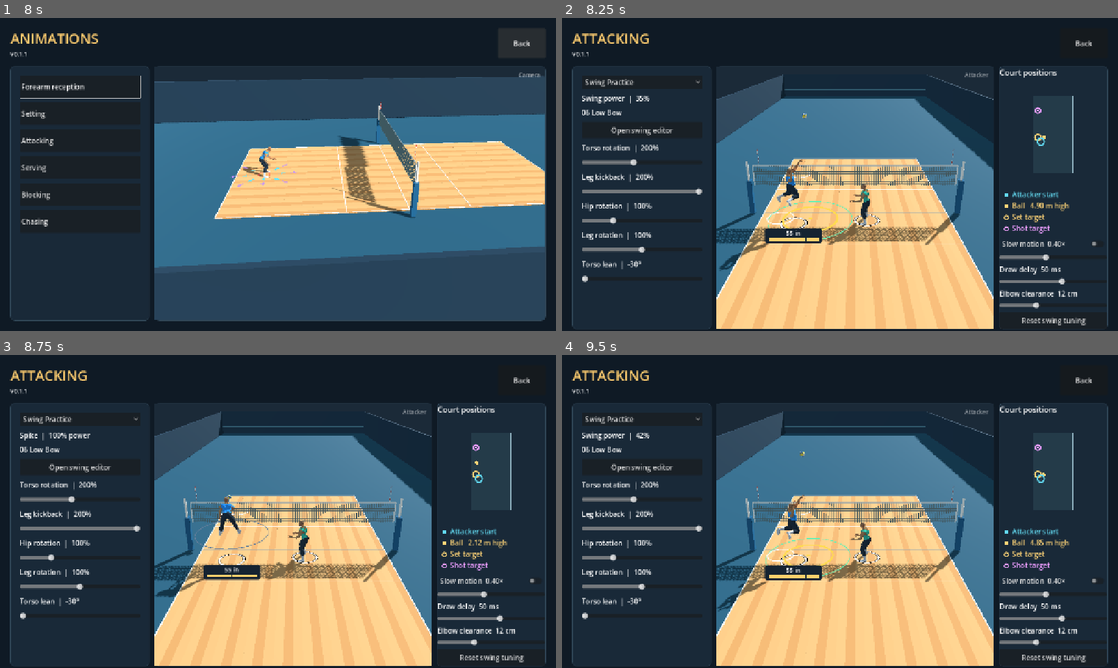
Above: before the commit, frames 1-4 (two rows, left to right).
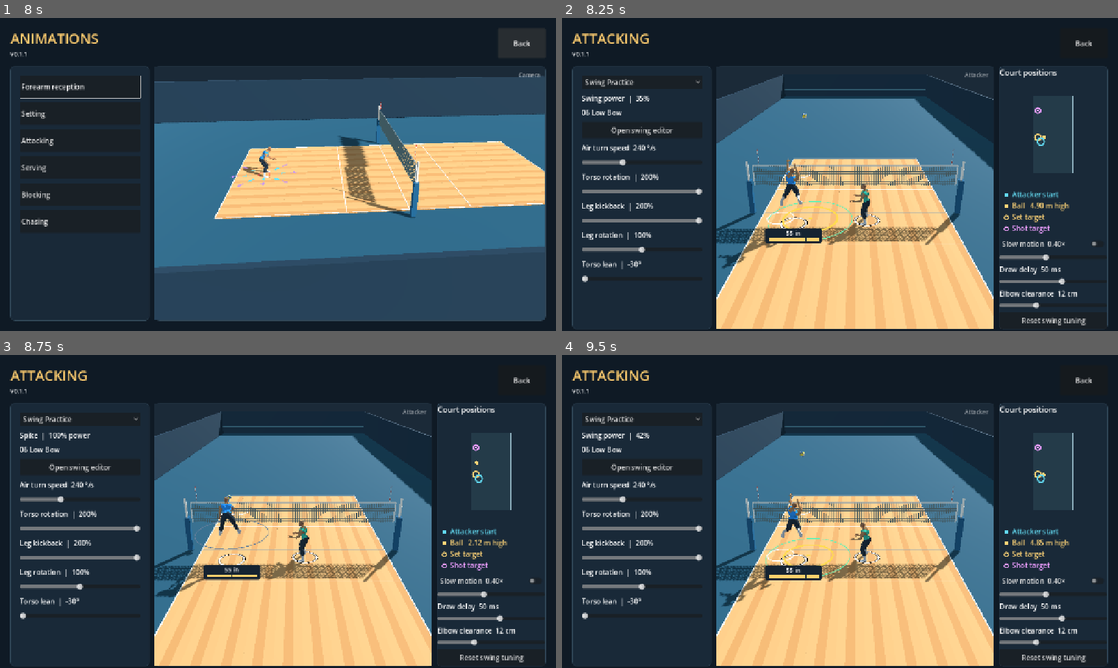
Above: after the commit, the same moments.

Repository: foreandr/volleyball
Game: Godot game, scene res://scenes/main.tscn
Two runs of this game, one before a commit and one after it. Both use one fixed random seed, a clock stepped at 60 frames per second and the inputs below.
Inputs (mouse positions are in pixels of both pictures, inside the frame that each line leads up to):
- Up to frame 1 (8 s): click "Story" at 0.5 s; click "New" at 1.25 s; click "Back" at 2 s; click "New" at 2.75 s; click "Save" at 3.5 s; click "Forearm reception" at 4.25 s; click "Play all" at 5 s; click "Next" at 5.75 s; click "Next" at 6.5 s; click "Back" at 7.25 s
- Up to frame 2 (8.25 s): click "Attacking" at 8 s
- Up to frame 3 (8.75 s): no input
- Up to frame 4 (9.5 s): tap Enter at 8.75 s; drag from (1051, 495) to (895, 442) at 8.77 s

Frame 1 is identical in both runs. In frame 2, 1.2% of the frame differs, in the area x 3-44%, y 40-81%; in frame 3, 0.8%; in frame 4, 1.2%, in the area x 3-44%, y 40-82%.

Commit message:
Turn the whole player toward the shot in midair

Diff:
--- a/scripts/attack_drill.gd
+++ b/scripts/attack_drill.gd
@@ -31,7 +31,7 @@
 var torso_rotation_scale := 2.0
 var leg_kickback_scale := 2.0
 var leg_rotation_scale := 1.0
-var hip_rotation_scale := 1.0
+var air_turn_speed := 240.0
 var draw_delay := SpikeArm.DEFAULT_DRAW_DELAY
 var elbow_clearance := SpikeArm.DEFAULT_ELBOW_CLEARANCE
 var stage_start := 0.0
@@ -224,6 +224,7 @@
 	return latest
 
 func court_facing_weight() -> float:
+	if stage == Stage.SET and jump.active and is_finite(swing_started): return 0.0
 	return 0.5 if stage == Stage.PASS or stage == Stage.SET else 0.0
 
 func can_aim_swing() -> bool:
@@ -417,17 +418,22 @@
 		# An early draw holds the low chamber until the lift window opens.
 		var lift_start := clampf(draw_end-LOW_BOW_FRAME,draw_reference+SpikeArm.DEFAULT_DRAW_DELAY-LOW_BOW_FRAME,estimated_contact-0.04)
 		var arm_lift := smoothstep(lift_start,estimated_contact,time)
-		var shot_turn_lead := smoothstep(estimated_contact-0.36,estimated_contact-0.10,time)
+		if airborne:
+			var expected_contact := flight_point(pass_origin,pass_motion,estimated_contact)
+			var shot := swing_aim-expected_contact
+			var target_yaw := atan2(shot.x,shot.z)
+			var turn_weight := smoothstep(0.0,0.12,clock-swing_charge_started)
+			setter.rotation.y = rotate_toward(setter.rotation.y,target_yaw,deg_to_rad(air_turn_speed)*turn_weight*delta)
 		var drive := clock-swing_drive_started if is_finite(swing_drive_started) else -INF
 		var approach_point := flight_point(pass_origin,pass_motion,clampf(maxf(time+0.12,pin_arrival-0.14),0.0,flight_end))
 		var drive_phase := clampf(drive/swing_drive_duration,0.0,1.0)
 		var extension := smoothstep(0.0,1.0,drive_phase*(1.18-0.18*drive_phase))
 		if drive < 0.0:
-			pose_bow_draw(delta,load,approach_point,0.0,0.0,draw_progress,arm_lift,shot_turn_lead)
+			pose_bow_draw(delta,load,approach_point,0.0,0.0,draw_progress,arm_lift)
 		else:
 			var follow := smoothstep(swing_drive_duration+0.035,swing_drive_duration+0.16,drive)
 			var contact_target := approach_point.lerp(ball.position,smoothstep(0.0,0.50,extension))
-			pose_bow_draw(delta,load,contact_target,extension,follow,draw_progress,arm_lift,shot_turn_lead)
+			pose_bow_draw(delta,load,contact_target,extension,follow,draw_progress,arm_lift)
 		var palm := right_palm()
 		if airborne and drive > 0.0 and drive <= swing_drive_duration+0.12 and previous_palm.is_finite():
 			swing_impact_speed = palm.distance_to(previous_palm)/maxf(delta,0.001)
@@ -501,7 +507,7 @@
 		pose_bow_draw(delta,1.0-smoothstep(0.19,SWING_FOLLOW_TIME,time),swing_contact,swing_contact_extension,follow)
 	if time >= maxf(SWING_FOLLOW_TIME,end+(0.22 if swing_practice else 0.48)) and not jump.active: reset_feed()
 
-func pose_bow_draw(delta: float, weight: float, contact: Vector3, extension := 0.0, follow := 0.0, draw_progress := 1.0, arm_lift := 1.0, shot_turn_lead := 1.0) -> void:
+func pose_bow_draw(delta: float, weight: float, contact: Vector3, extension := 0.0, follow := 0.0, draw_progress := 1.0, arm_lift := 1.0) -> void:
 	var rig: Skeleton3D = setter.skeleton
 	var author: RefCounted = setter.get_pose_author()
 	var pose: Array[Transform3D] = []
@@ -509,27 +515,19 @@
 	var drive_age := clock-swing_drive_started if is_finite(swing_drive_started) else 0.0
 	var rotation_phase := smoothstep(0.0,swing_drive_duration+0.02,drive_age) if is_finite(swing_drive_started) else 0.0
 	var shot_aim := swing_contact_aim if stage == Stage.HIT else swing_aim
-	var aim_turn := SpikeArm.follow_heading(shot_aim,contact,rig.global_rotation.y)
 	var power := swing_power if stage == Stage.HIT else swing_charge()
 	var rotation_weight := weight*torso_rotation_scale*lerpf(0.48,1.22,power)
-	# Aim the coil while the arm is still loaded, then hand off to the release turn.
-	var release_alignment := smoothstep(0.20,0.65,extension)
-	var early_aim := aim_turn*lerpf(0.64,0.38,release_alignment)*shot_turn_lead
-	var drive_turn := lerpf(-0.57+early_aim,0.36+aim_turn*0.70,rotation_phase)
-	var turn := lerpf(drive_turn,aim_turn*0.70,follow)
+	var drive_turn := lerpf(-0.57,0.36,rotation_phase)
+	var turn := lerpf(drive_turn,0.0,follow)
 	var airborne := smoothstep(0.08,0.45,setter.position.y-jump.start.y)
 	var leg_release := smoothstep(0.0,1.0,rotation_phase)
-	var hip_follow := lerpf(0.78*(1.0-0.58*rotation_phase),0.46*(1.0-rotation_phase),release_alignment)
-	var hip_lead := early_aim*hip_follow*weight
-	var lower_body_turn := (hip_lead+tanh(turn*rotation_weight*0.75)*0.32*leg_release)*airborne
-	var hip_turn := lower_body_turn*hip_rotation_scale
-	var leg_turn := lower_body_turn*leg_rotation_scale
+	var leg_turn := tanh(turn*rotation_weight*0.75)*0.32*leg_release*leg_rotation_scale*airborne
 	var kick_release := 0.32*leg_release*smoothstep(0.0,1.5,leg_rotation_scale)
 	var straighten := smoothstep(0.12,0.88,follow)*weight*smoothstep(0.03,0.22,setter.position.y-jump.start.y)
-	if not is_zero_approx(hip_turn):
+	if not is_zero_approx(leg_turn):
 		var spine: Transform3D = author.world_pose(pose,rig.find_bone("spine_01"))
 		var hips: Vector3 = author.point(pose,"pelvis")
-		author.rotate_world(pose,"pelvis",(spine.origin-hips).normalized(),hip_turn)
+		author.rotate_world(pose,"pelvis",(spine.origin-hips).normalized(),leg_turn)
 		author.set_world_basis(pose,"spine_01",spine.basis)
 	var kick_load := smoothstep(0.0,0.30,clock-swing_charge_started)
 	var tuck := airborne*weight*kick_load*minf(leg_kickback_scale,1.0)*(1.0-0.75*follow)
--- a/scripts/story_animations.gd
+++ b/scripts/story_animations.gd
@@ -357,12 +357,12 @@
 		show_attack_positions()
 		setting_drill.bump.set_custom_backward(load_custom_backward_clip())
 		add_low_bow_controls()
+		add_attack_tuning_slider(content,"Air turn speed","AttackAirTurnSpeed","°/s",0,720,10,setting_drill.air_turn_speed,
+			func(value: float): setting_drill.air_turn_speed = value)
 		add_attack_pose_slider("Torso rotation","TorsoRotation",50,setting_drill.torso_rotation_scale,
-			func(value: float): setting_drill.torso_rotation_scale = value,400)
+			func(value: float): setting_drill.torso_rotation_scale = value)
 		add_attack_pose_slider("Leg kickback","LegKickback",0,setting_drill.leg_kickback_scale,
 			func(value: float): setting_drill.leg_kickback_scale = value)
-		add_attack_pose_slider("Hip rotation","HipRotation",0,setting_drill.hip_rotation_scale,
-			func(value: float): setting_drill.hip_rotation_scale = value,400)
 		add_attack_pose_slider("Leg rotation","LegRotation",0,setting_drill.leg_rotation_scale,
 			func(value: float): setting_drill.leg_rotation_scale = value)
 	add_torso_lean_slider()
@@ -452,13 +452,13 @@
 	update.call(slider.value)
 	content.add_child(slider)
 
-func add_attack_pose_slider(caption: String, node_name: String, minimum: float, initial: float, apply: Callable, maximum := 200.0) -> void:
+func add_attack_pose_slider(caption: String, node_name: String, minimum: float, initial: float, apply: Callable) -> void:
 	var rotation_readout := label("",16)
 	content.add_child(rotation_readout)
 	var slider := HSlider.new()
 	slider.name = node_name
 	slider.min_value = minimum
-	slider.max_value = maximum
+	slider.max_value = 200
 	slider.step = 5
 	slider.custom_minimum_size.y = 24
 	slider.value = initial*100.0
